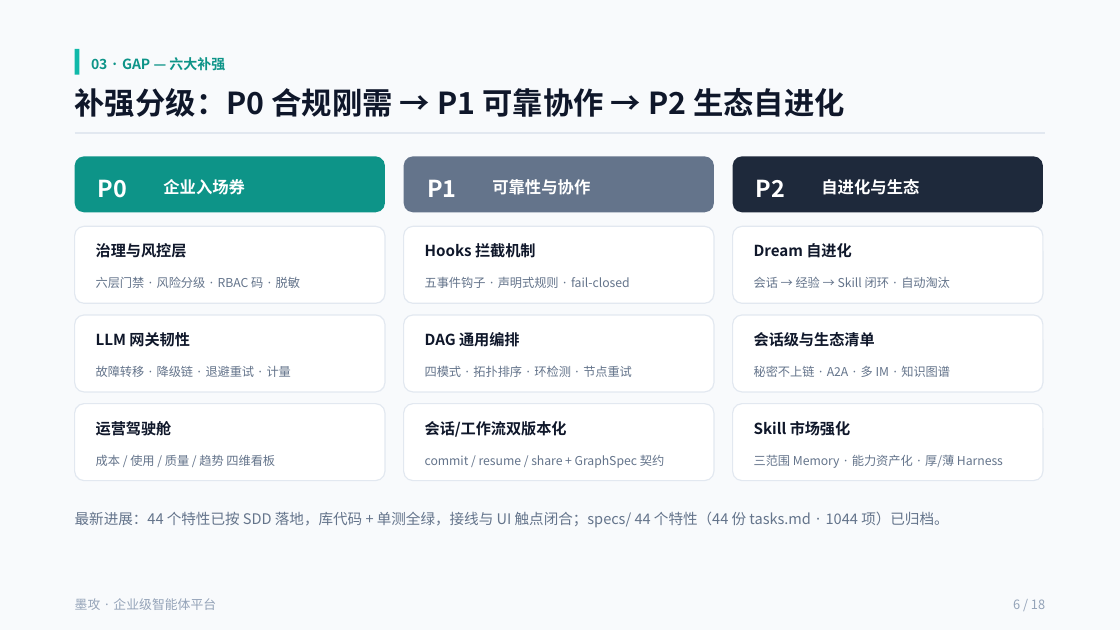
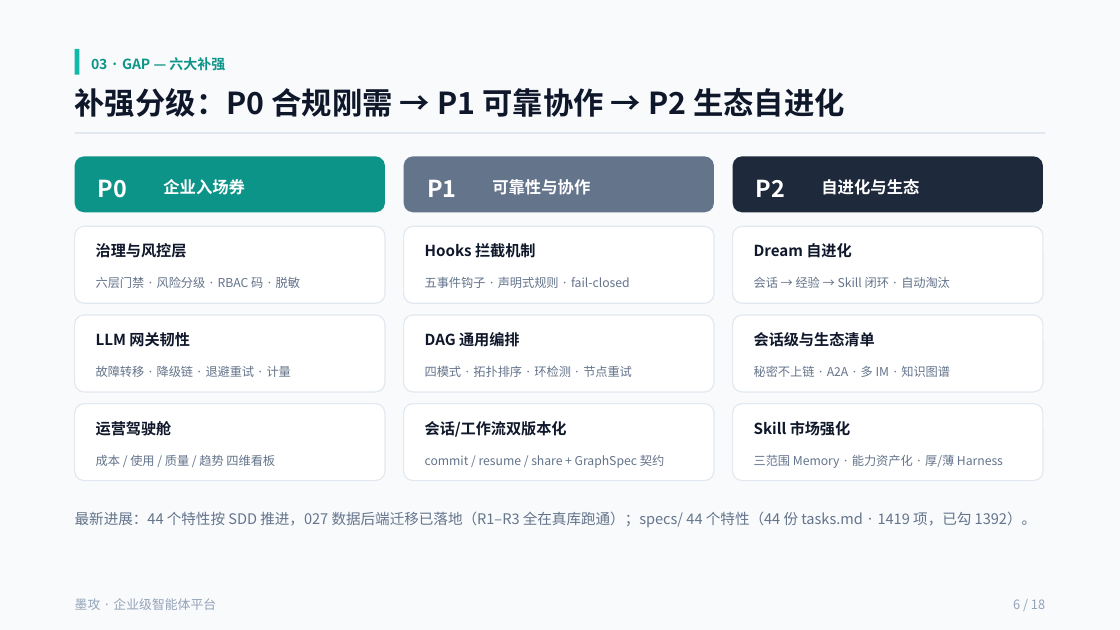
Before and after one commit to cooper2006/mogo, a slide deck: slide 6 of docs/intro-v4.pptx. Drawn at 1120x630 pixels with LibreOffice and Linux fonts; fonts in the diff are those of the drawing. Boxes give left, top, right and bottom in pixels: in the first picture for what was removed or moved away, otherwise in the second. Text is boxed around its words. In the diff, an @@ line names an element or a change of style, - is before the commit and + after.

Commit message:
docs(intro-v4): 对齐 specs 现状刷新 8 处文案
依据 specs/ 实时统计，修正 PPT（写于 10-23/10-24）过期表述：

- 封面日期 2026-10-23 → 2026-10-28
- tasks 总数 1044 全部勾选 → 1419 项（已勾 1392 · 余 27）
- QF 审计 283 项 → 313 项 P0/P1（安全 96/可观测 74/部署 42/API 50/性能 51）
- 027 数据后端迁移「回溯补规约」→ 已落地真库（R1–R3）
- 030/031 标注已落部分代码；032–044 AgentOS 批次多数代码已落地
- p12/p13 路线图与落地进展：基线改 10-28、"全绿"改"已按 SDD 推进"

```diff
--- a/docs/intro-v4.pptx
+++ b/docs/intro-v4.pptx
@@ text at (75, 511, 1036, 527): text changed @@
-最新进展：44 个特性已按 SDD 落地，库代码 + 单测全绿，接线与 UI 触点闭合；specs/ 44 个特性（44 份 tasks.md · 1044 项）已归档。
+最新进展：44 个特性按 SDD 推进，027 数据后端迁移已落地（R1–R3 全在真库跑通）；specs/ 44 个特性（44 份 tasks.md · 1419 项，已勾 1392）。
```
Also in this commit, not shown: 4 other slides changed.
